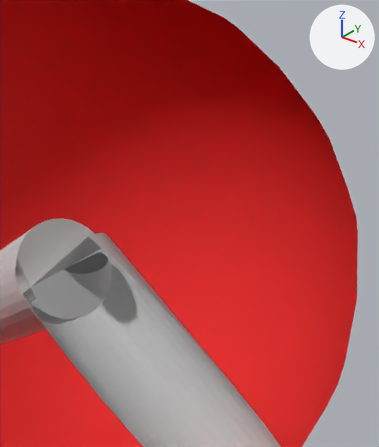
Two versions of the Blender file Molec-2/Assets/Recursos/Moleculas Blender/H2O.blend, one commit apart.
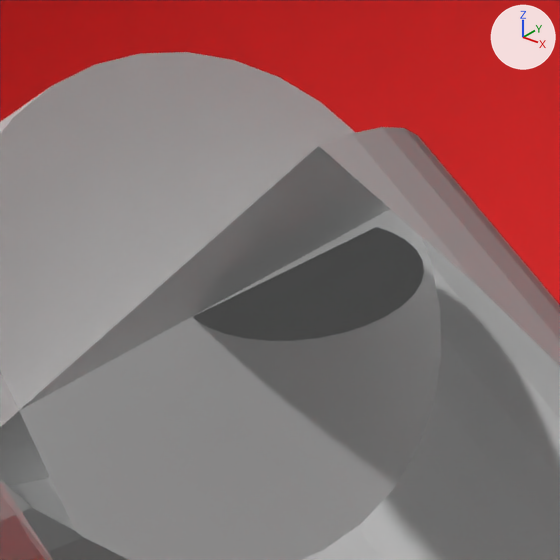
Each version is shown from a camera (50 mm lens) standing at (0.396, -0.315, 1.045) and looking at (0.077, 0.085, 0.797), then close up on the part from 7% to 35% of the width and 47% to 71% of the height. The axes (+X, +Y, +Z) are drawn at upper right. The lights are the same throughout. Everything nearer to the camera than a plane just in front of the edit is cut away.

The first close-up shows 'Atom.0.O', 'Cylinder'.
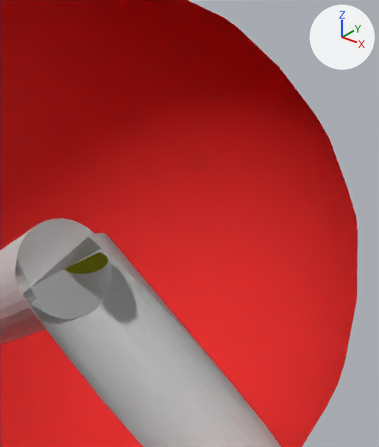
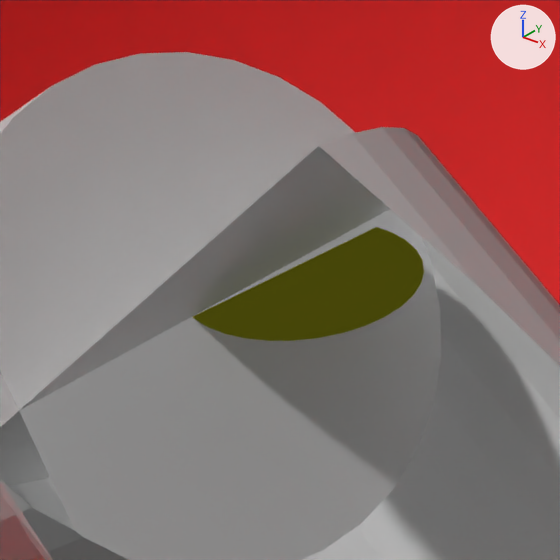
Changed parts and their boxes (x1, y1, x2, y2) in the close-ups (560 x 560 px):
```json
{"object": "Cylinder", "change": "recoloured", "before": [193, 227, 424, 341], "after": [193, 227, 424, 341], "on screen": "grey to yellow"}
```

The change, as JSON lines over the scene's bpy script:
```json
{"op": "add", "block": "mat_material", "code": ["mat_material = diffuse_material('Material')", "mat_material.base_color = (0.8, 0.8, 0.05)  # yellow #e7e73f"]}
{"block": "me_cylinder", "where": "me_cylinder.from_pydata(...)  # 64 vertices, 34 faces; spans x -1.0..1.0, y -1.0..1.0, z -1.0..1.0"}
{"op": "add", "block": "me_cylinder", "code": "me_cylinder.materials.append(mat_material)  # yellow #e7e73f"}
```
